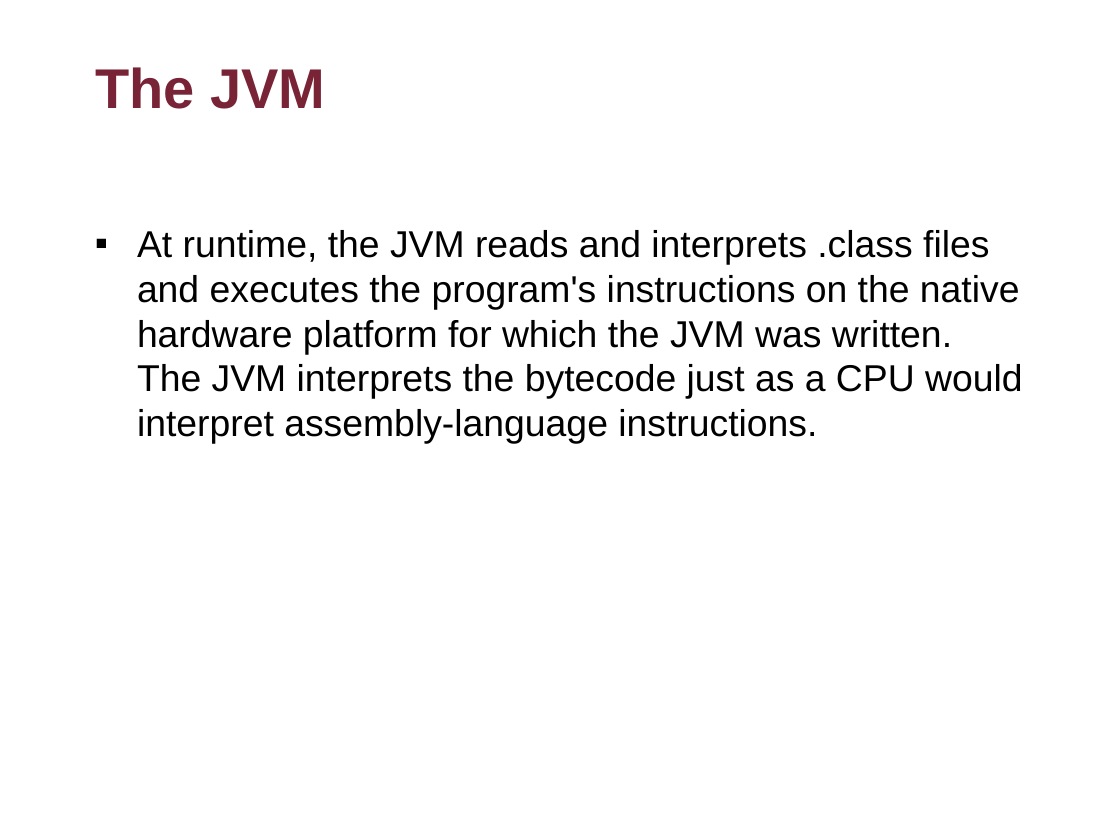
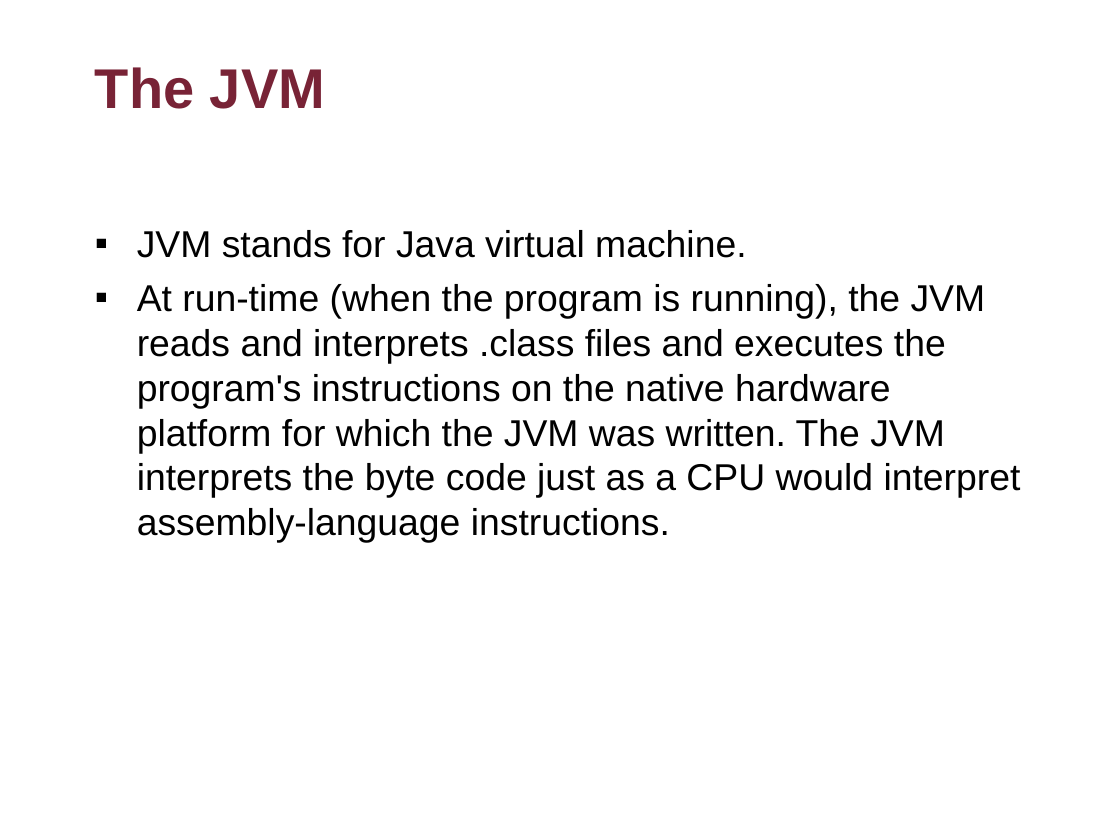
Before and after one commit to flyworker/java-workshop, a slide deck: slide 7 of Java Workshop-Concordia.ppt. Drawn at 1120x840 pixels with LibreOffice and Linux fonts; fonts in the diff are those of the drawing; background and template pictures are left out. Boxes give left, top, right and bottom in pixels: in the first picture for what was removed or moved away, otherwise in the second. Text is boxed around its words. In the diff, an @@ line names an element or a change of style, - is before the commit and + after.

```diff
--- a/Java Workshop-Concordia.ppt
+++ b/Java Workshop-Concordia.ppt
@@ text at [137,230,1021,543]: text changed @@
-▪ At runtime, the JVM reads and interprets .class files and executes the program's instructions on the native hardware platform for which the JVM was written. The JVM interprets the bytecode just as a CPU would interpret assembly-language instructions.
+▪ JVM stands for Java virtual machine.
+▪ At run-time (when the program is running), the JVM reads and interprets .class files and executes the program's instructions on the native hardware platform for which the JVM was written. The JVM interprets the byte code just as a CPU would interpret assembly-language instructions.
```
Also in this commit, not shown: 62 other slides changed.
